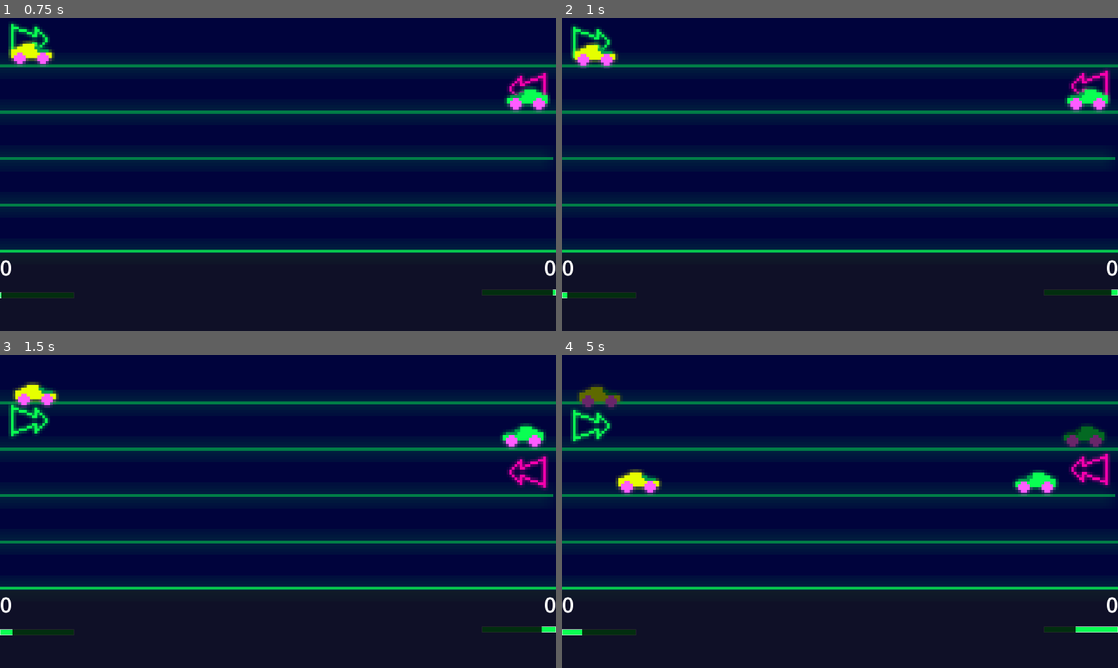
Above: before the commit, frames 1-4 (two rows, left to right).
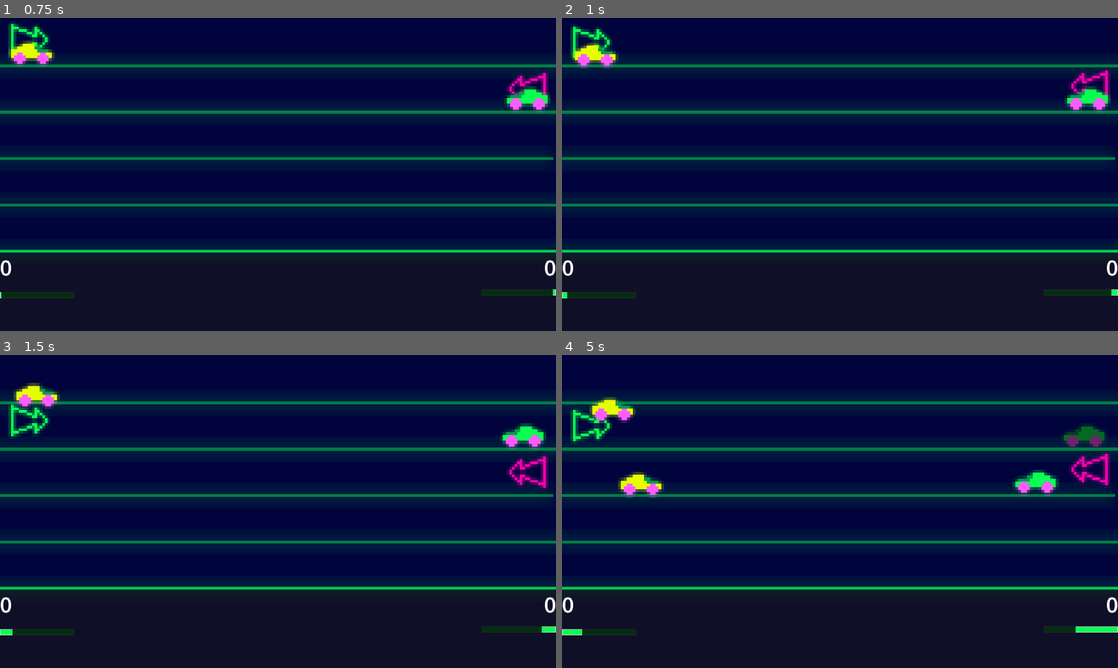
Above: after the commit, the same moments.

Repository: Neppord/battery-pact
Game: Godot game, scene res://main.tscn
The game is run twice, just before and just after one commit, with the same random seed, the same clock (stepped at 60 frames per second) and the same inputs.
Inputs:
- Up to frame 1 (0.75 s): tap Enter (player_2_spawn) at 0.5 s; hold W (player_1_up) from 0.53 s (still down); tap Space (player_1_spawn) at 0.6 s
- Up to frame 2 (1 s): keep holding W (player_1_up)
- Up to frame 3 (1.5 s): release W (player_1_up) at 1.28 s; hold S (player_1_down) from 1.28 s (still down); tap Down (player_2_down) at 1.35 s
- Up to frame 4 (5 s): release S (player_1_down) at 2.03 s; hold W (player_1_up) 2.03-3.53 s; tap one key every 0.75 s from 2.1 s: Enter (player_2_spawn) Up (player_2_up) Space (player_1_spawn) Down (player_2_down); hold S (player_1_down) from 3.53 s (still down)

Frame 1 is identical in both runs. In frame 2, less than 0.1% of the frame differs, in the area x 2-10%, y 7-16%; in frame 3, 0.2%; in frame 4, 1.1%, in the area x 3-19%, y 9-46%.

Commit message:
Make sure yellow toy has enough charge
Co-authored-by: Karl Wängberg <karlwangberg@gmail.com>

Diff:
--- a/toy2.gd
+++ b/toy2.gd
@@ -18,7 +18,7 @@
 
 func _physics_process(delta: float) -> void:
     if charge > 0:
-        charge -= delta/15
+        charge -= delta/15/3
         set_linear_velocity(direction * charge * SPEED)
     else:
         sprite.modulate = Color.DIM_GRAY
Not shown, changed: TODO.md
